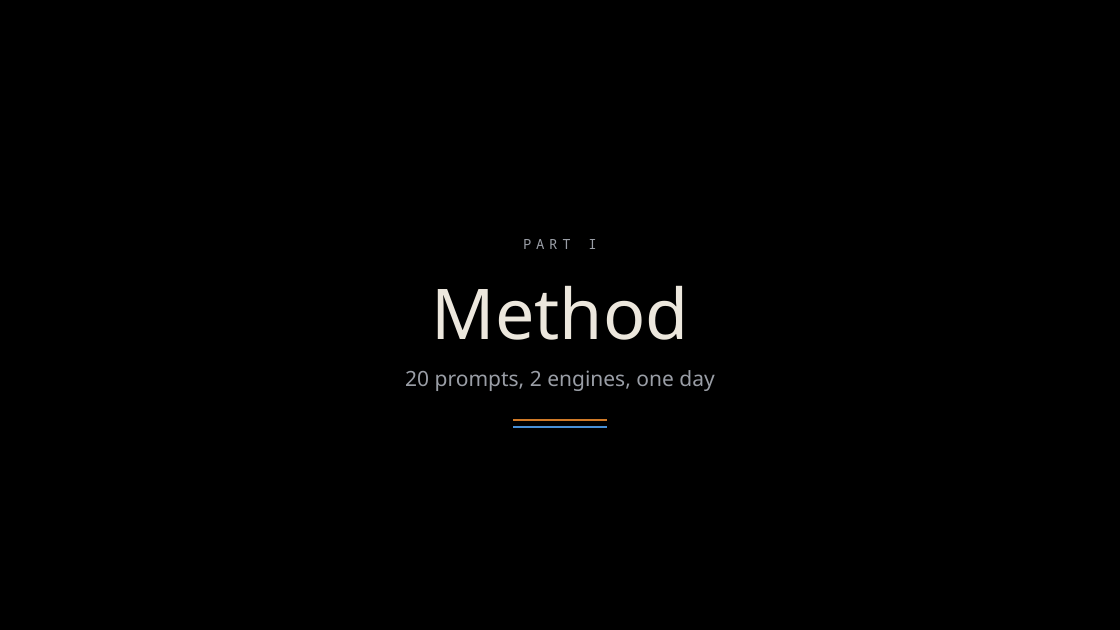
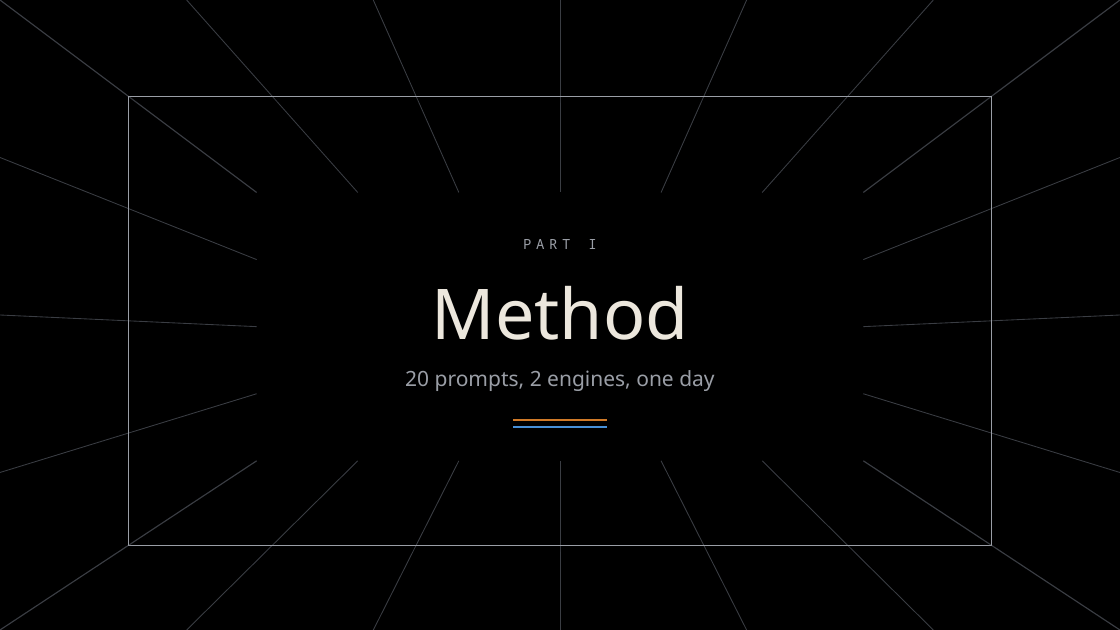
Before and after one commit to rgmwnn/geo-bank-visibility, a slide deck: slide 5 of deck/out/favoured-banks.pptx. Drawn at 1120x630 pixels with LibreOffice and Linux fonts; fonts in the diff are those of the drawing. Boxes give left, top, right and bottom in pixels: in the first picture for what was removed or moved away, otherwise in the second. Text is boxed around its words. In the diff, an @@ line names an element or a change of style, - is before the commit and + after.

```diff
--- a/deck/out/favoured-banks.pptx
+++ b/deck/out/favoured-banks.pptx
@@ line added from (0, 0) to (257, 192), #3A3D43 1 pt @@
@@ line added from (187, 0) to (358, 192), #3A3D43 0.75 pt @@
@@ line added from (373, 0) to (459, 192), #3A3D43 0.75 pt @@
@@ line added from (560, 0) to (560, 192), #3A3D43 0.75 pt @@
@@ line added from (747, 0) to (661, 192), #3A3D43 0.75 pt @@
@@ line added from (933, 0) to (762, 192), #3A3D43 0.75 pt @@
@@ line added from (1120, 0) to (864, 192), #3A3D43 1 pt @@
@@ line added from (129, 97) to (992, 97), #9A9EA6 1 pt @@
@@ line added from (129, 97) to (129, 545), #9A9EA6 1 pt @@
@@ line added from (992, 97) to (992, 545), #9A9EA6 1 pt @@
@@ line added from (0, 158) to (257, 260), #3A3D43 0.75 pt @@
@@ line added from (1120, 158) to (864, 260), #3A3D43 0.75 pt @@
@@ line added from (0, 315) to (257, 327), #3A3D43 0.75 pt @@
@@ line added from (1120, 315) to (864, 327), #3A3D43 0.75 pt @@
@@ line added from (0, 472) to (257, 394), #3A3D43 0.75 pt @@
@@ line added from (1120, 472) to (864, 394), #3A3D43 0.75 pt @@
@@ line added from (0, 630) to (257, 461), #3A3D43 1 pt @@
@@ line added from (187, 630) to (358, 461), #3A3D43 0.75 pt @@
@@ line added from (373, 630) to (459, 461), #3A3D43 0.75 pt @@
@@ line added from (560, 630) to (560, 461), #3A3D43 0.75 pt @@
@@ line added from (747, 630) to (661, 461), #3A3D43 0.75 pt @@
@@ line added from (933, 630) to (762, 461), #3A3D43 0.75 pt @@
@@ line added from (1120, 630) to (864, 461), #3A3D43 1 pt @@
@@ line added from (129, 545) to (992, 545), #9A9EA6 1 pt @@
```
Also in this commit, not shown: 31 other slides changed, 7 other files.
